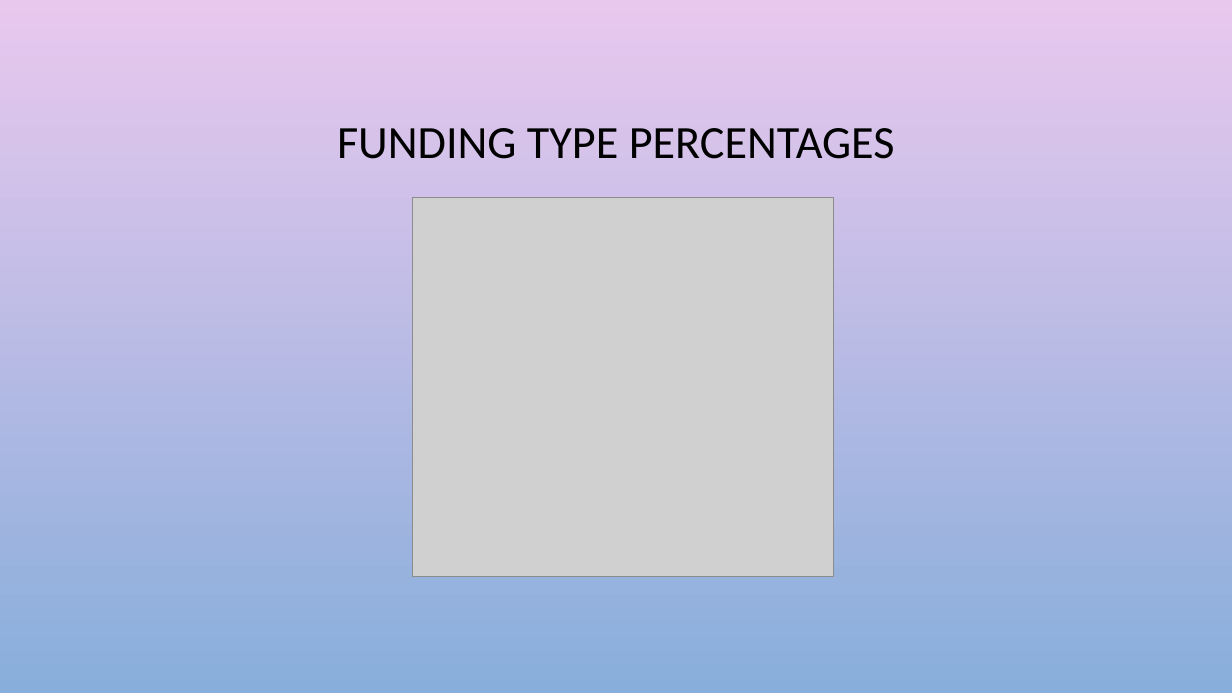
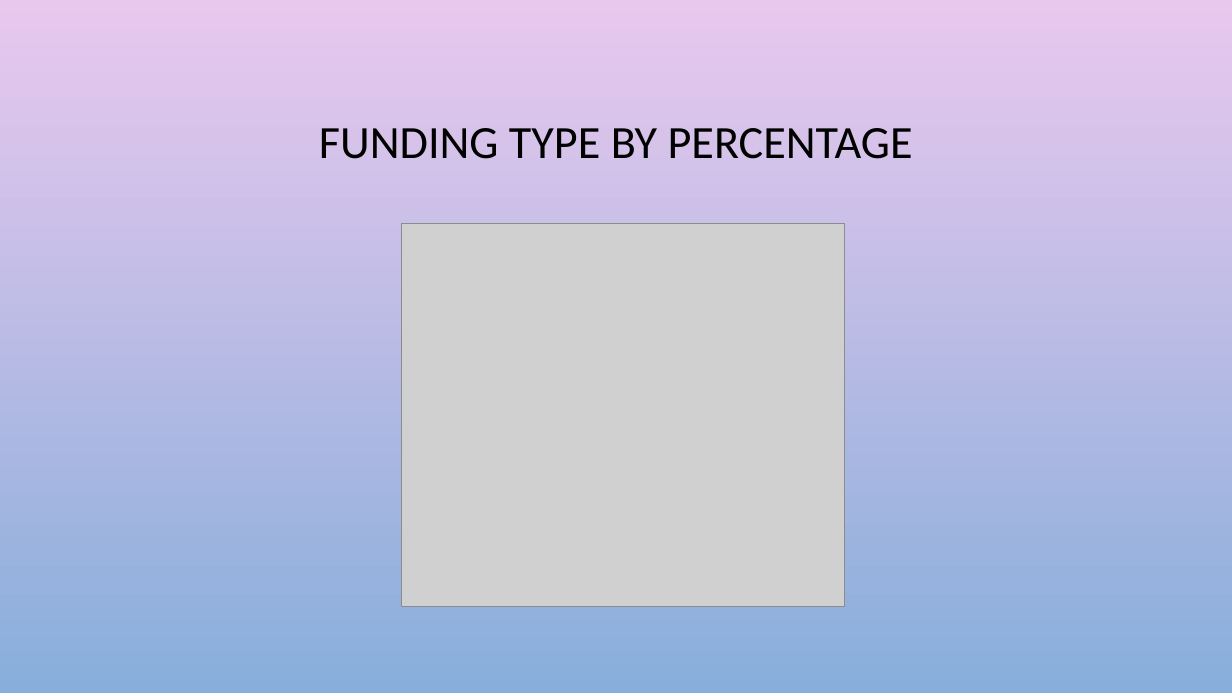
Before and after one commit to chrisg4github/Project-1-Crunch-Team, a slide deck: slide 8 of PowerPoint/Data visualization & Analytics_chrisg.pptx (slide 9 before the commit). Drawn at 1232x693 pixels with LibreOffice and Linux fonts; fonts in the diff are those of the drawing; grey boxes stand for pictures; background and template pictures are left out. Boxes give left, top, right and bottom in pixels: in the first picture for what was removed or moved away, otherwise in the second. Text is boxed around its words. In the diff, an @@ line names an element or a change of style, - is before the commit and + after.

```diff
--- a/PowerPoint/Data visualization & Analytics_chrisg.pptx
+++ b/PowerPoint/Data visualization & Analytics_chrisg.pptx
@@ title at bbox=[319, 128, 913, 159]: text changed @@
-FUNDING TYPE PERCENTAGES
+FUNDING TYPE BY PERCENTAGE
@@ picture: place and size @@
-picture at bbox=[412, 197, 834, 577]
+picture at bbox=[401, 224, 845, 607]
```
Also in this commit, not shown: 9 other slides changed, 1 slide added, 1 slide removed, 19 other files.
